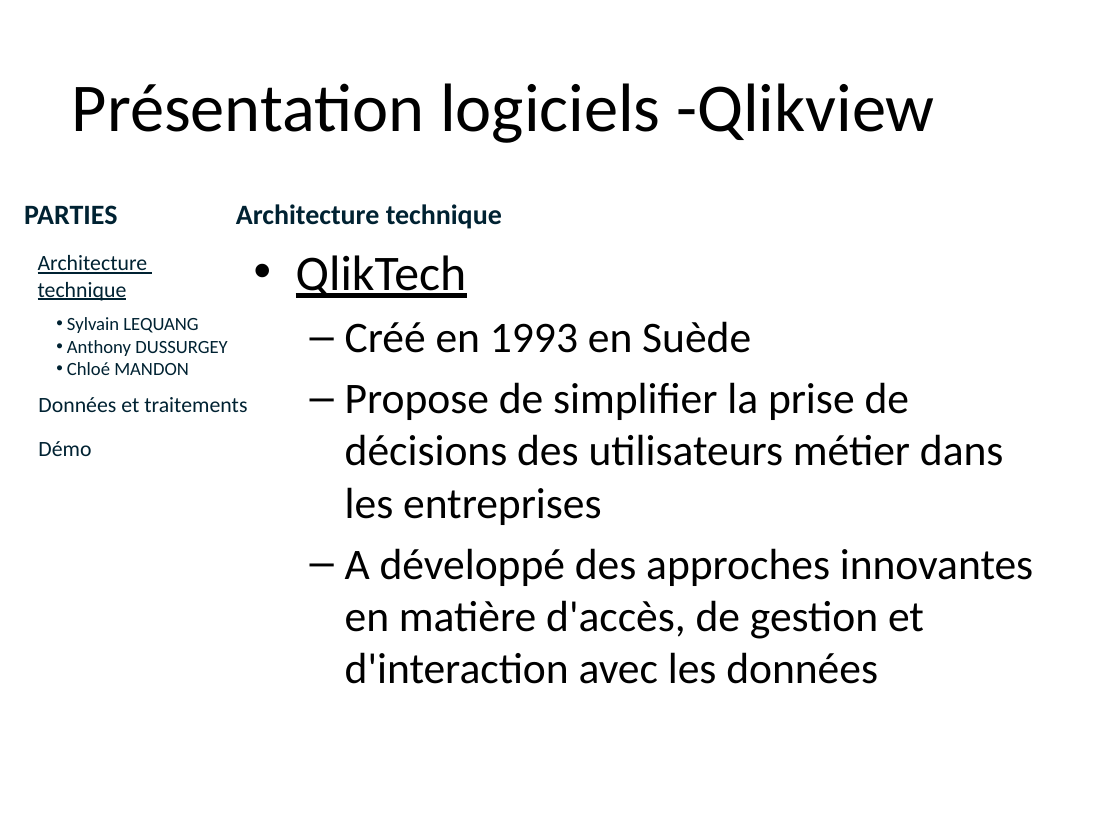
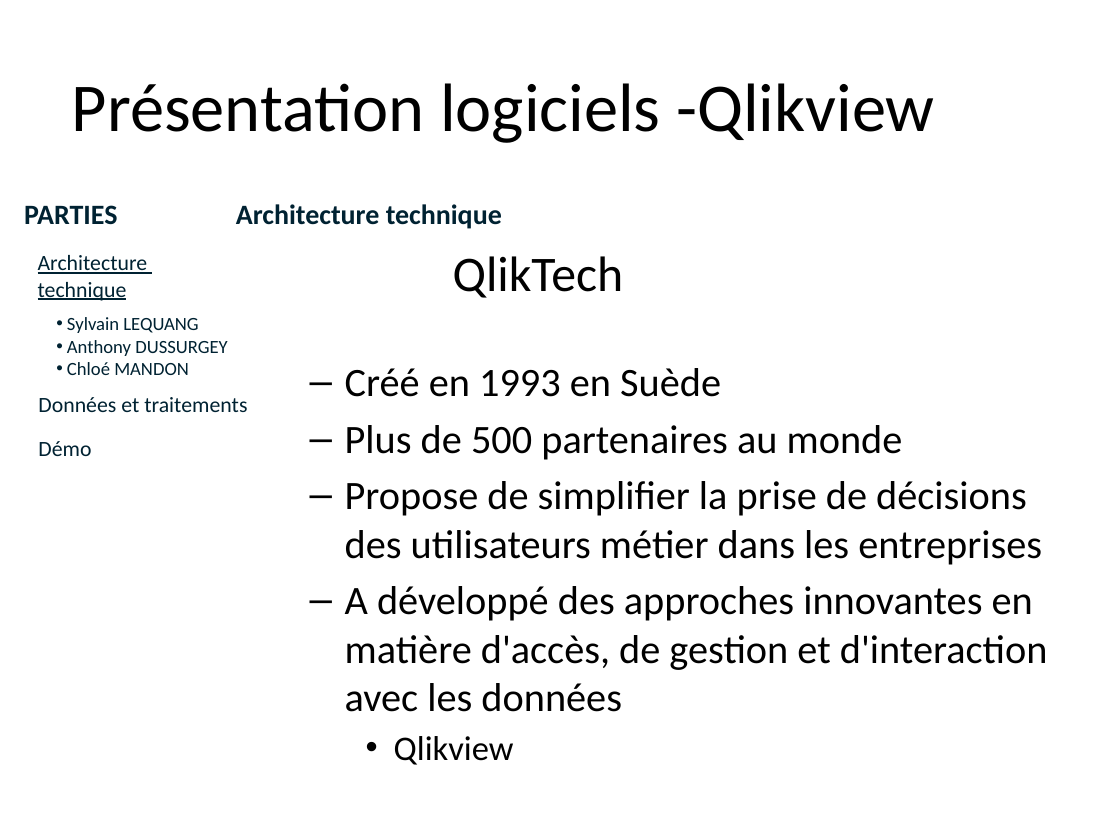
Before and after one commit to lobtec/dartiesgroupe2, a slide deck: slide 5 of PROJET/Soutenance Finale/slides_Architecture_Restitution.pptx. Drawn at 1120x840 pixels with LibreOffice and Linux fonts; fonts in the diff are those of the drawing; background and template pictures are left out. Boxes give left, top, right and bottom in pixels: in the first picture for what was removed or moved away, otherwise in the second. Text is boxed around its words. In the diff, an @@ line names an element or a change of style, - is before the commit and + after.

```diff
--- a/PROJET/Soutenance Finale/slides_Architecture_Restitution.pptx
+++ b/PROJET/Soutenance Finale/slides_Architecture_Restitution.pptx
@@ text at (x1=296, y1=255, x2=467, y2=298): paragraph removed @@
-• QlikTech
@@ text added at (x1=453, y1=256, x2=624, y2=298), 32 pt, text #000000 @@
+  QlikTech
@@ text "Créé en 1993 en Suède" moved from (x1=296, y1=255, x2=1033, y2=684) to (x1=345, y1=368, x2=1048, y2=765) @@
@@ text at (x1=345, y1=368, x2=1048, y2=712): size 28 to 25.9 pt in "Créé en 1993 en Suède", "Propose de simplifier la prise de décisions ...", "A développé des approches innovantes en matière ..." @@
@@ text at (x1=345, y1=425, x2=903, y2=460): paragraph added @@
+  – Plus de 500 partenaires au monde
@@ text at (x1=394, y1=736, x2=514, y2=765): paragraph added @@
+    • Qlikview
```
Also in this commit, not shown: 9 other slides changed.
